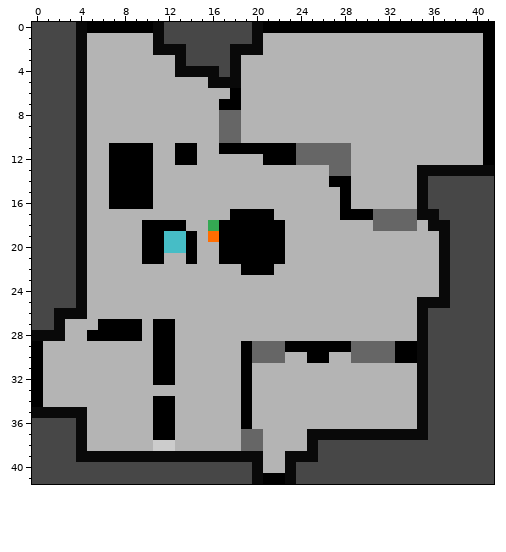
Two states of a pixel-art sprite, BgImage.png. Above: the version before the commit.
The file is 42x42 pixels. Colours within 5 levels of each other are drawn and written as one.
And afterwards:
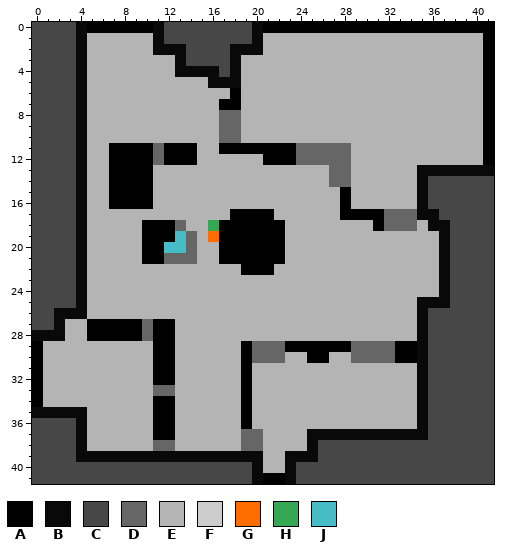
Palette (. is transparent): A #000000  B #090909  C #474747  D #666666  E #b4b4b4  F #cccccc  G #ff6d01  H #34a853  J #46bdc6
From old to new:
The edit turns colour D into colour A in rows 17 to 18 at x 31.
The edit turns colour E into colour A in rows 11 to 12 at x 12; in row 27 at x 5.
The edit turns colour J into colour A in row 19 at x 12.
The edit turns colour A into colour D in row 14 at x 27 to 28; in row 18 at x 13; in rows 19 to 21 at x 14.
The edit turns colour E into colour D in rows 11 to 12 at x 11; in row 21 at x 12 to 13; in rows 27 to 28 at x 10; in row 33 at x 11 to 12.
The edit turns colour F into colour D in row 38 at x 11 to 12.
Where, in picture pixels (left, top, right, bottom), the same in both pictures:
changed: (153, 143, 175, 165)
changed: (329, 176, 384, 231)
changed: (164, 220, 197, 264)
changed: (87, 319, 98, 330)
changed: (142, 319, 153, 341)
changed: (153, 385, 175, 451)
